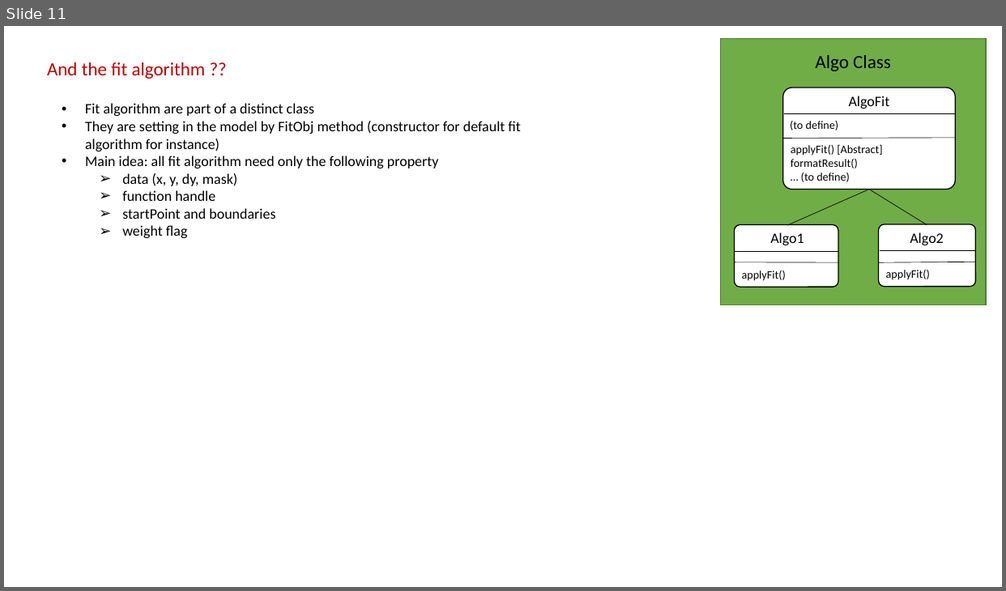
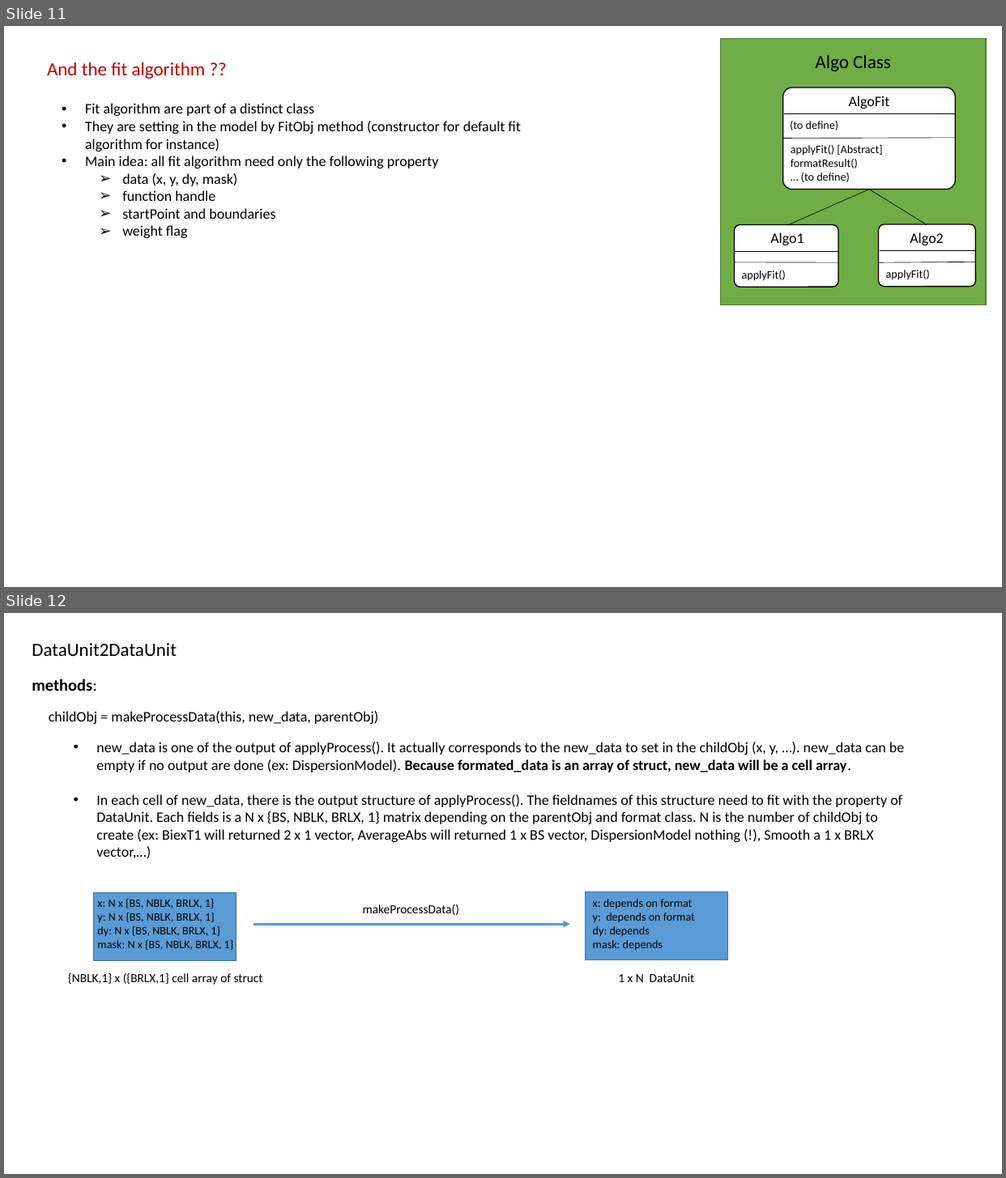
Before and after one commit to ManuIdentiFY/FitLike2, a slide deck: Program structure.pptx. Shown one above the other, each under a label of ours: slide 11 before the commit, slides 11 and 12 after it. The pictures are 1006x591 and 1006x1178 pixels, drawn with LibreOffice and Linux fonts; fonts in the diff are those of the drawing. Boxes give left, top, right and bottom in pixels: in the first picture for what was removed or moved away, otherwise in the second. Text is boxed around its words. In the diff, an @@ line names an element or a change of style, - is before the commit and + after.

```diff
--- a/Program structure.pptx
+++ b/Program structure.pptx
@@ slide 12 added at (x1=4, y1=613, x2=1002, y2=1174), background #FFFFFF @@
@@ text added at (x1=32, y1=643, x2=177, y2=656), 18 pt, text #000000 @@
+DataUnit2DataUnit
@@ text added at (x1=32, y1=679, x2=97, y2=691), 16 pt, text #000000, bold @@
+methods:
@@ text added at (x1=49, y1=711, x2=378, y2=724), 14 pt, text #000000 @@
+childObj = makeProcessData(this, new_data, parentObj)
@@ text added at (x1=96, y1=742, x2=904, y2=859), 14 pt, text #000000 @@
+• new_data is one of the output of applyProcess(). It actually corresponds to the new_data to set in the childObj (x, y, …). new_data can be empty if no output are done (ex: DispersionModel). Because formated_data is an array of struct, new_data will be a cell array.
+• In each cell of new_data, there is the output structure of applyProcess(). The fieldnames of this structure need to fit with the property of DataUnit. Each fields is a N x {BS, NBLK, BRLX, 1} matrix depending on the parentObj and format class. N is the number of childObj to create (ex: BiexT1 will returned 2 x 1 vector, AverageAbs will returned 1 x BS vector, DispersionModel nothing (!), Smooth a 1 x BRLX vector,…)
@@ rectangle added at (x1=94, y1=893, x2=236, y2=961), fill #5B9BD5, outline #43739E 1 pt @@
@@ text added at (x1=97, y1=899, x2=234, y2=950), 11 pt, text #000000 @@
+x: N x {BS, NBLK, BRLX, 1}
+y: N x {BS, NBLK, BRLX, 1}
+dy: N x {BS, NBLK, BRLX, 1}
+mask: N x {BS, NBLK, BRLX, 1}
@@ rectangle added at (x1=586, y1=892, x2=728, y2=960), fill #5B9BD5, outline #43739E 1 pt @@
@@ text added at (x1=593, y1=899, x2=695, y2=951), 11 pt, text #000000 @@
+x: depends on format
+y: depends on format
+dy: depends
+mask: depends
@@ arrow added from (253, 924) to (571, 924), #5B9BD5 2.25 pt @@
@@ text added at (x1=363, y1=905, x2=459, y2=915), 12 pt, text #000000 @@
+makeProcessData()
@@ text added at (x1=68, y1=973, x2=263, y2=985), 12 pt, text #000000 @@
+{NBLK,1} x ({BRLX,1} cell array of struct
@@ text added at (x1=618, y1=973, x2=695, y2=982), 12 pt, text #000000 @@
+1 x N DataUnit
```
Also in this commit, not shown: 1 slide changed.
